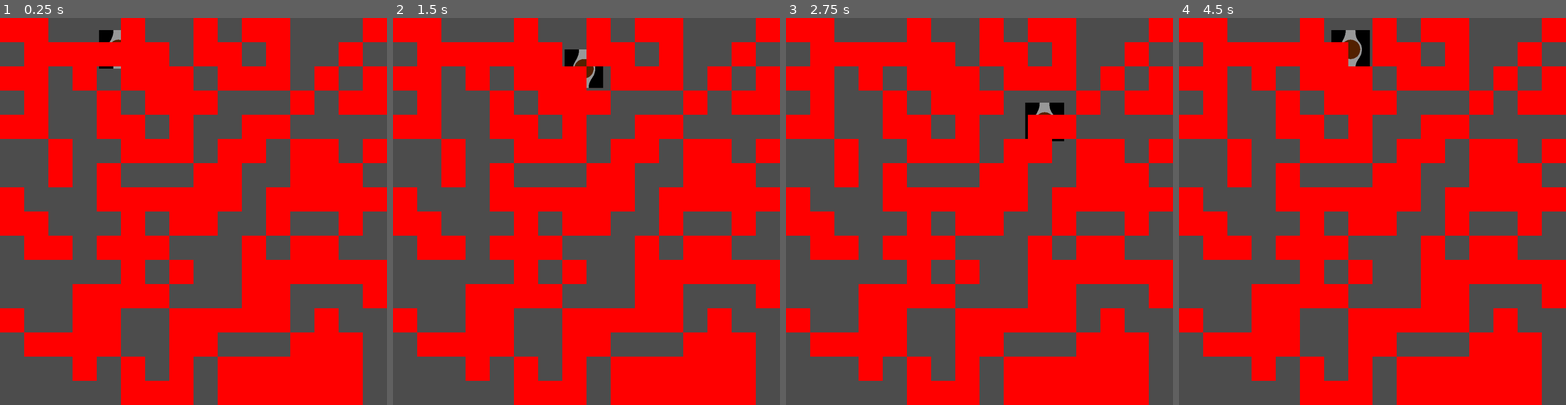
Above: before the commit, frames 1-4 (left to right).
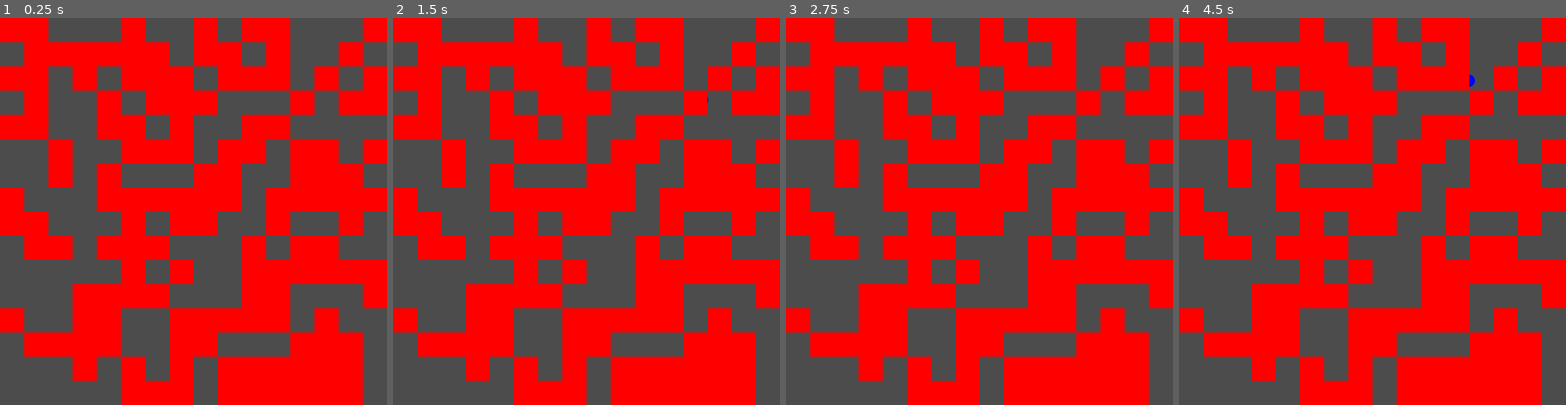
Above: after the commit, the same moments.

Repository: Bonfirium/maze_squeezer
Game: Godot game, scene res://scenes/player.tscn
Same seed, same stepped clock (60 frames per second), same inputs: the game is played once before the commit and once after it.
Inputs:
- Up to frame 1 (0.25 s): no input
- Up to frame 2 (1.5 s): tap Enter at 0.5 s; hold D 0.53-1.28 s; hold S from 1.28 s (still down)
- Up to frame 3 (2.75 s): release S at 2.03 s; hold D from 2.03 s (still down)
- Up to frame 4 (4.5 s): release D at 2.78 s; hold W 2.78-3.53 s; hold A from 3.53 s (still down)

The runs differ from the first frame. In frame 1, 0.2% of the frame differs, in the area x 25-32%, y 3-14%; in frame 2, 0.5%; in frame 3, 0.4%; in frame 4, 0.7%, in the area x 39-77%, y 3-18%.

Commit message:
Player as circle

Diff:
--- a/scenes/player.tscn
+++ b/scenes/player.tscn
@@ -1,9 +1,8 @@
-[gd_scene load_steps=5 format=2]
+[gd_scene load_steps=4 format=2]
 
 [ext_resource path="res://scripts/Maze.gd" type="Script" id=1]
 [ext_resource path="res://scripts/Player.gd" type="Script" id=2]
-[ext_resource path="res://icon.png" type="Texture" id=3]
-[ext_resource path="res://scripts/Map.gd" type="Script" id=4]
+[ext_resource path="res://scripts/Map.gd" type="Script" id=3]
 
 [node name="Area2D" type="Area2D" index="0"]
 
@@ -22,13 +21,7 @@
 
 script = ExtResource( 2 )
 
-[node name="Sprite" type="Sprite" parent="Player" index="0"]
-
-scale = Vector2( 0.1, 0.1 )
-texture = ExtResource( 3 )
-_sections_unfolded = [ "Transform" ]
-
 [node name="Map" type="Node2D" parent="." index="1"]
 
-script = ExtResource( 4 )
+script = ExtResource( 3 )
 _sections_unfolded = [ "Transform" ]
--- a/scripts/Player.gd
+++ b/scripts/Player.gd
@@ -18,3 +18,6 @@
 	if velocity.length() == 0:
 		pass
 	position += velocity.normalized() * delta * 256
+
+func _draw():
+	draw_circle(position, 16, Color(0, 0, 1))
